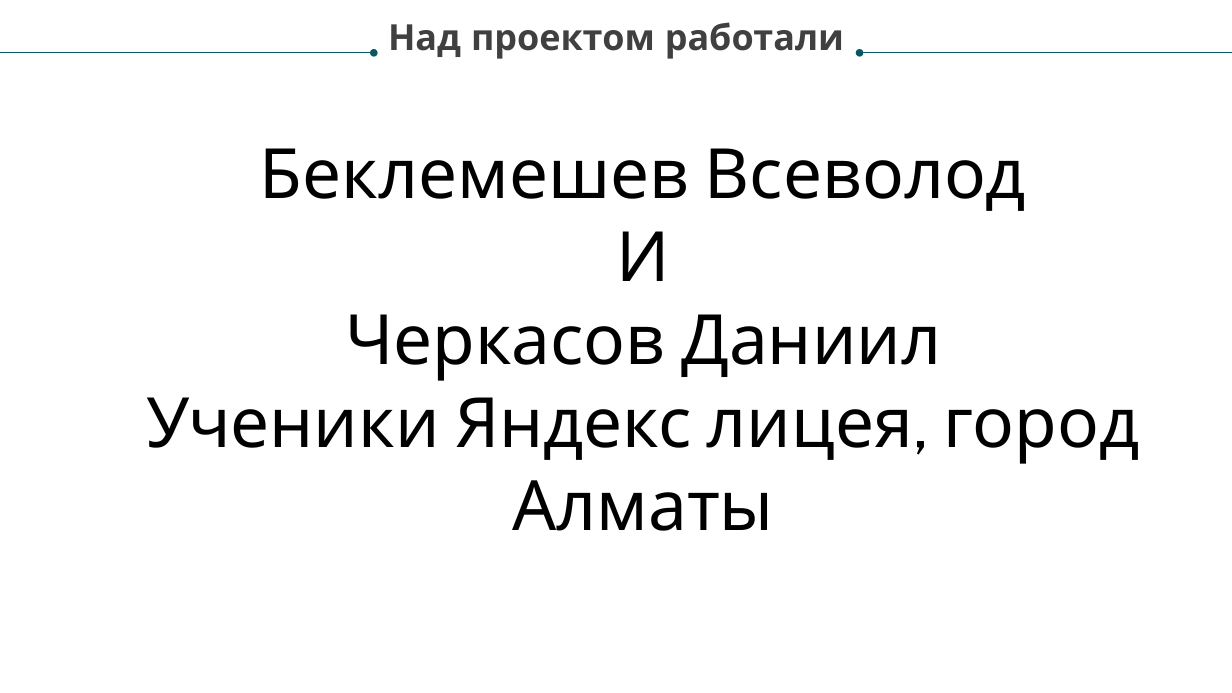
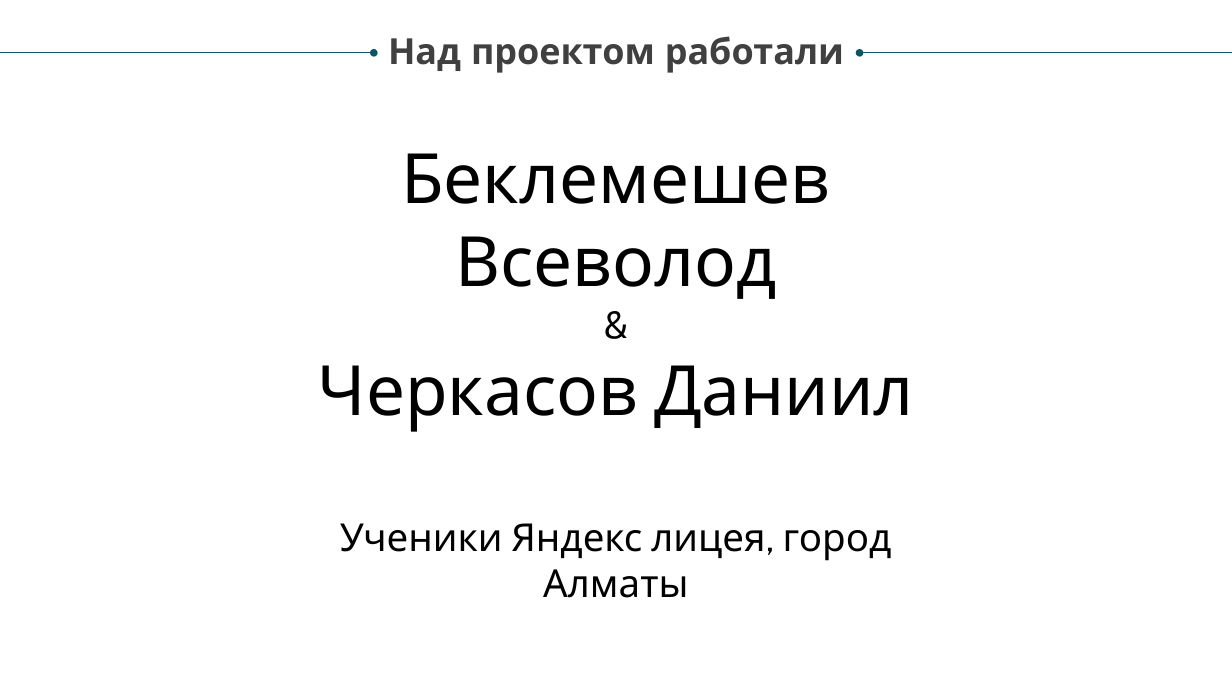
Before and after one commit to vega-d/CatClient, a slide deck: slide 6 of Presentation for CatClient on RU.pptx. Drawn at 1232x693 pixels with LibreOffice and Linux fonts; fonts in the diff are those of the drawing. Boxes give left, top, right and bottom in pixels: in the first picture for what was removed or moved away, otherwise in the second. Text is boxed around its words. In the diff, an @@ line names an element or a change of style, - is before the commit and + after.

```diff
--- a/Presentation for CatClient on RU.pptx
+++ b/Presentation for CatClient on RU.pptx
@@ text "Над проектом работали": place and size @@
-text "Над проектом работали" at (388, 22, 844, 59)
+text "Над проектом работали" at (388, 36, 844, 73)
@@ text "Беклемешев Всеволод": place and size @@
-text "Беклемешев Всеволод" at (146, 148, 1140, 464)
+text "Беклемешев Всеволод" at (318, 153, 914, 598)
@@ text at (616, 231, 669, 281): text changed; size 54 to 30 pt @@
-И
+&
@@ text at (340, 523, 892, 598): size 54 to 30 pt in "Ученики Яндекс лицея, город Алматы" @@
```
Also in this commit, not shown: 5 other slides changed, 1 slide removed, 1 other file.
